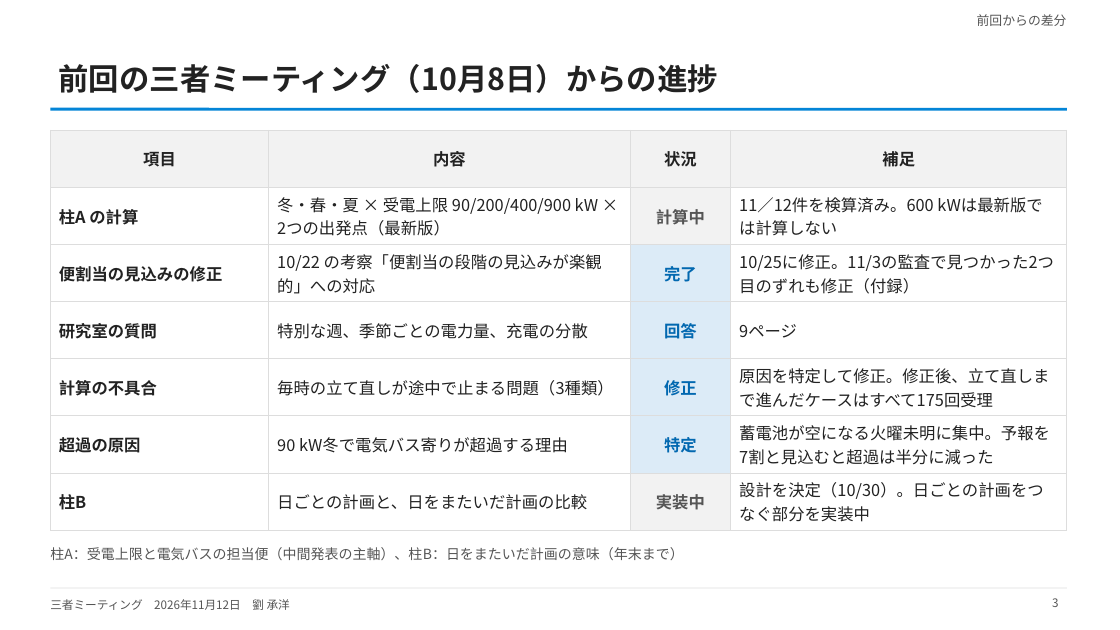
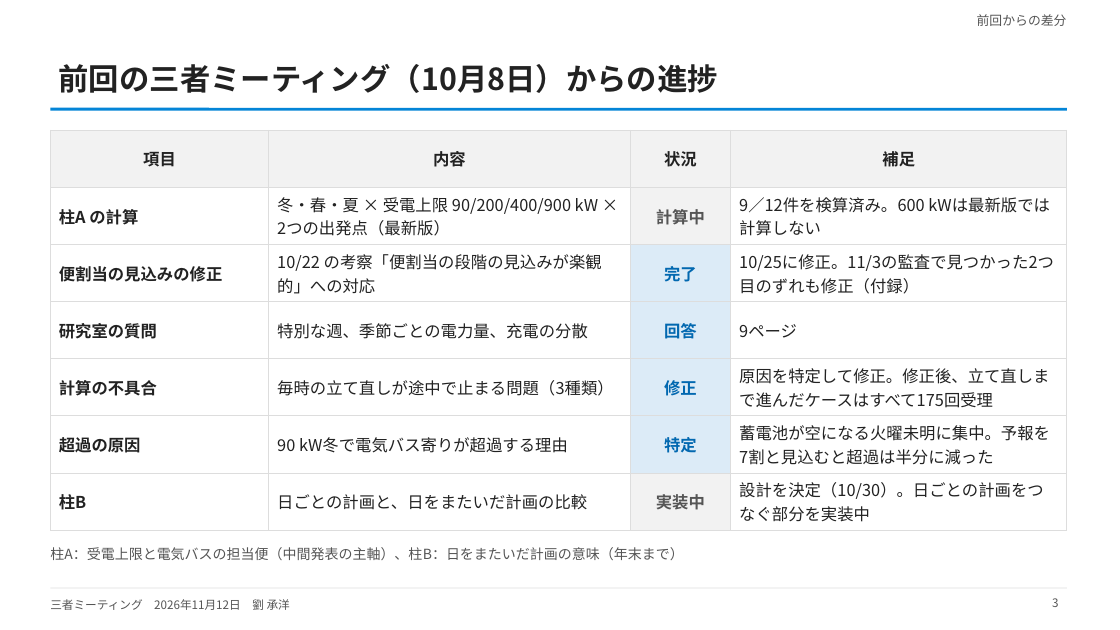
Before and after one commit to CYLIU2003/master-course, a slide deck: slide 3 of outcome/2026-11-12_three_party/three_party_20261112.pptx. Drawn at 1120x630 pixels with LibreOffice and Linux fonts; fonts in the diff are those of the drawing. Boxes give left, top, right and bottom in pixels: in the first picture for what was removed or moved away, otherwise in the second. Text is boxed around its words. In the diff, an @@ line names an element or a change of style, - is before the commit and + after.

```diff
--- a/outcome/2026-11-12_three_party/three_party_20261112.pptx
+++ b/outcome/2026-11-12_three_party/three_party_20261112.pptx
@@ table at [50,130,1067,526] @@
-row 2, column 4: 11／12件を検算済み。600 kWは最新版では計算しない
+row 2, column 4: 9／12件を検算済み。600 kWは最新版では計算しない
```
Also in this commit, not shown: 9 other slides changed, 8 other files.
